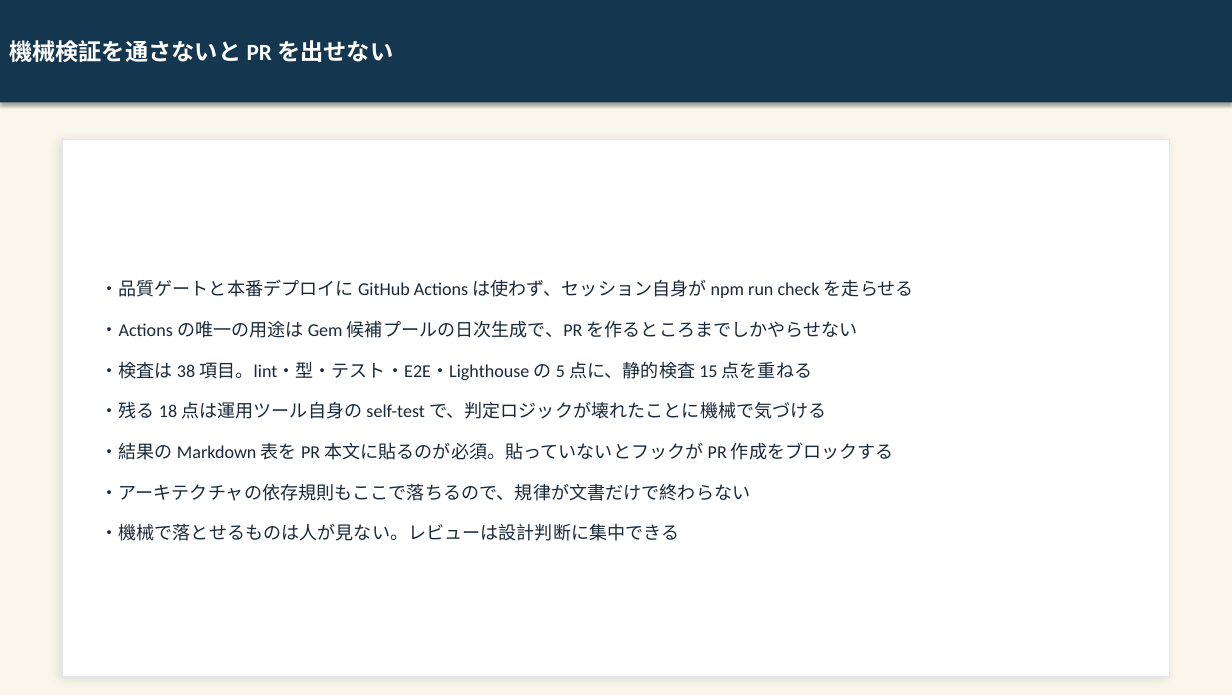
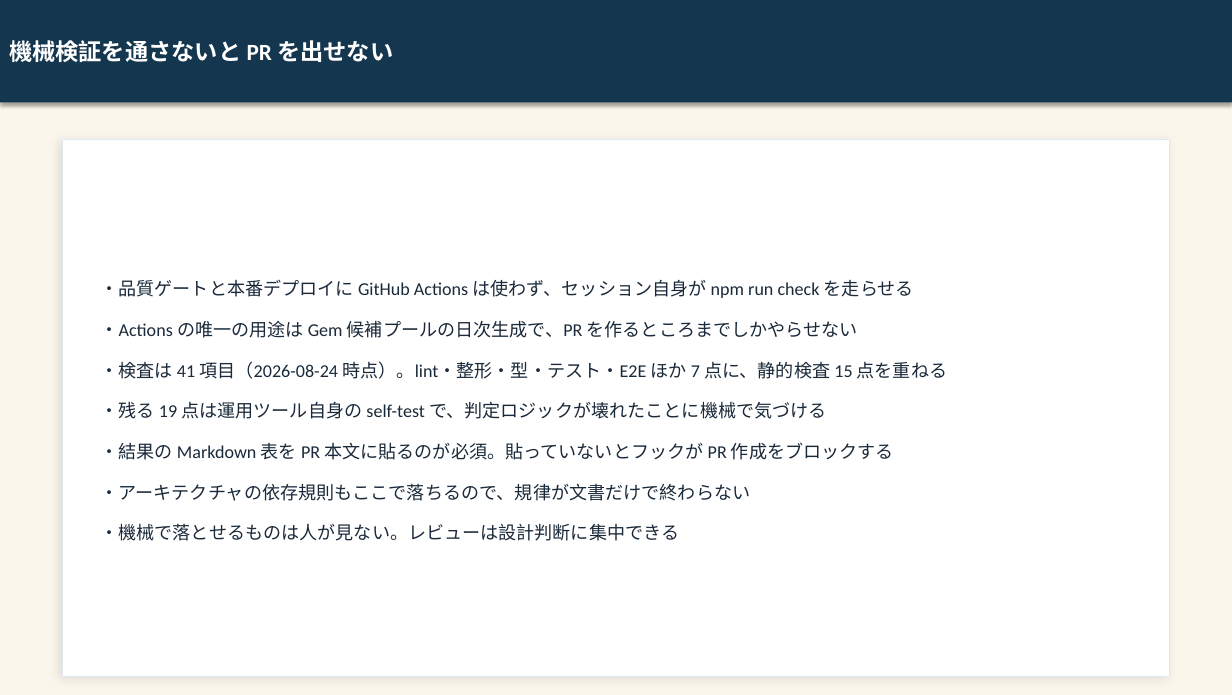
Before and after one commit to kai-kou/gem-hunter, a slide deck: slide 13 of content/slides/project-explanation-20260822/output/gem-hunter_text.pptx. Drawn at 1232x695 pixels with LibreOffice and Linux fonts; fonts in the diff are those of the drawing. Boxes give left, top, right and bottom in pixels: in the first picture for what was removed or moved away, otherwise in the second. Text is boxed around its words. In the diff, an @@ line names an element or a change of style, - is before the commit and + after.

```diff
--- a/content/slides/project-explanation-20260822/output/gem-hunter_text.pptx
+++ b/content/slides/project-explanation-20260822/output/gem-hunter_text.pptx
@@ text at <box>100,361,947,419</box>: text changed @@
-・検査は 38 項目。lint・型・テスト・E2E・Lighthouse の 5 点に、静的検査 15 点を重ねる
-・残る 18 点は運用ツール自身の self-test で、判定ロジックが壊れたことに機械で気づける
+・検査は 41 項目（2026-08-24 時点）。lint・整形・型・テスト・E2E ほか 7 点に、静的検査 15 点を重ねる
+・残る 19 点は運用ツール自身の self-test で、判定ロジックが壊れたことに機械で気づける
```
Also in this commit, not shown: 5 other slides changed, 10 other files.
